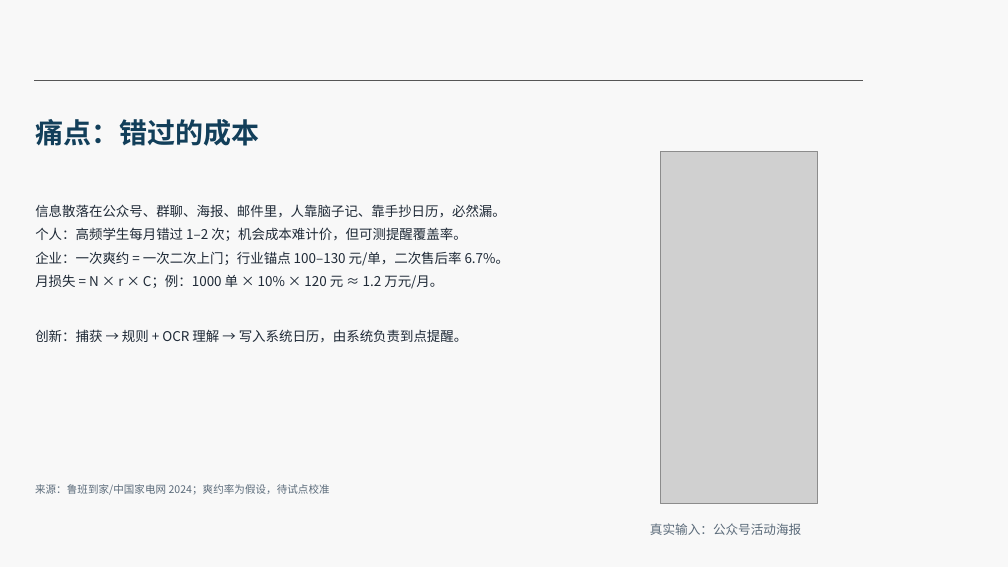
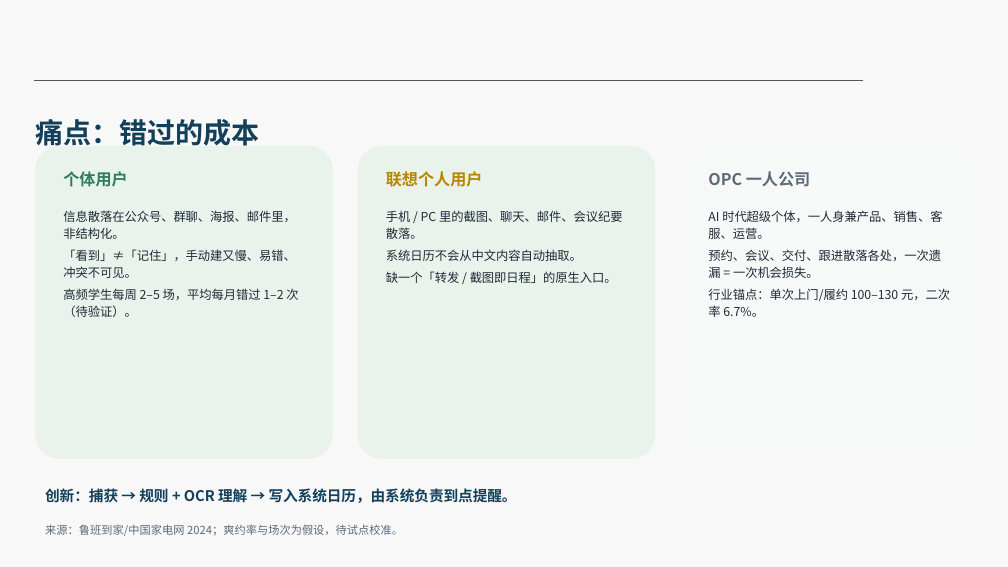
Before and after one commit to murasame9877/lishizhen, a slide deck: slide 5 of docs/2026SDG-Pitch-理时针.pptx. Drawn at 1008x567 pixels with LibreOffice and Linux fonts; fonts in the diff are those of the drawing; grey boxes stand for pictures; background and template pictures are left out. Boxes give left, top, right and bottom in pixels: in the first picture for what was removed or moved away, otherwise in the second. Text is boxed around its words. In the diff, an @@ line names an element or a change of style, - is before the commit and + after.

```diff
--- a/docs/2026SDG-Pitch-理时针.pptx
+++ b/docs/2026SDG-Pitch-理时针.pptx
@@ rounded rectangle added at (35, 146, 333, 459), fill #E9F3EC @@
@@ rounded rectangle added at (358, 146, 655, 459), fill #E9F3EC @@
@@ rounded rectangle added at (680, 146, 978, 459), fill #F7F9F8 @@
@@ text added at (63, 171, 127, 187), 11.5 pt, text #2F7D5B, bold @@
+个体用户
@@ text added at (386, 171, 483, 187), 11.5 pt, text #B88600, bold @@
+联想个人用户
@@ picture removed at (660, 151, 817, 504) @@
@@ text added at (708, 171, 810, 187), 11.5 pt, text #5B6B7A, bold @@
+OPC 一人公司
@@ text removed at (35, 204, 509, 342) @@
-信息散落在公众号、群聊、海报、邮件里，人靠脑子记、靠手抄日历，必然漏。
-个人：高频学生每月错过 1–2 次；机会成本难计价，但可测提醒覆盖率。
-企业：一次爽约 = 一次二次上门；行业锚点 100–130 元/单，二次售后率 6.7%。
-月损失 = N × r × C；例：1000 单 × 10% × 120 元 ≈ 1.2 万元/月。
-创新：捕获 → 规则 + OCR 理解 → 写入系统日历，由系统负责到点提醒。
@@ text at (63, 210, 298, 317): text changed; size 9 to 8.8 pt; text colour #5B6B7A to #1F2A37 @@
-真实输入：公众号活动海报
+信息散落在公众号、群聊、海报、邮件里，非结构化。
+「看到」≠「记住」，手动建又慢、易错、冲突不可见。
+高频学生每周 2–5 场，平均每月错过 1–2 次（待验证）。
@@ text added at (386, 210, 623, 283), 8.8 pt, text #1F2A37 @@
+手机 / PC 里的截图、聊天、邮件、会议纪要散落。
+系统日历不会从中文内容自动抽取。
+缺一个「转发 / 截图即日程」的原生入口。
@@ text added at (708, 210, 950, 317), 8.8 pt, text #1F2A37 @@
+AI 时代超级个体，一人身兼产品、销售、客服、运营。
+预约、会议、交付、跟进散落各处，一次遗漏 = 一次机会损失。
+行业锚点：单次上门/履约 100–130 元，二次率 6.7%。
@@ text added at (45, 486, 517, 505), 10.5 pt, text #123F5A, bold @@
+创新：捕获 → 规则 + OCR 理解 → 写入系统日历，由系统负责到点提醒。
@@ text at (45, 524, 403, 536): text changed; size 7.5 to 8 pt @@
-来源：鲁班到家/中国家电网 2024；爽约率为假设，待试点校准
+来源：鲁班到家/中国家电网 2024；爽约率与场次为假设，待试点校准。
```
Also in this commit, not shown: 3 other files.
